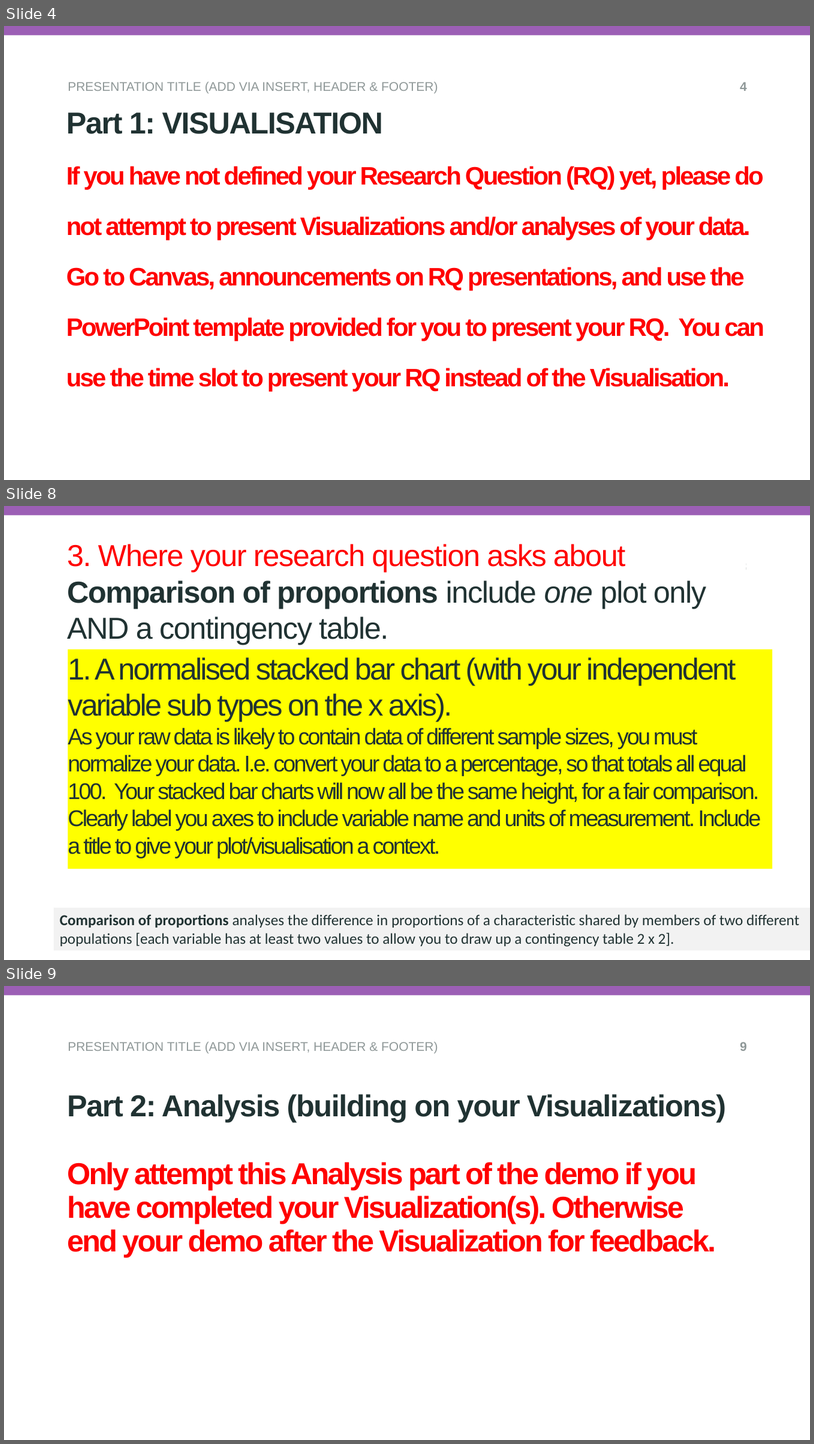
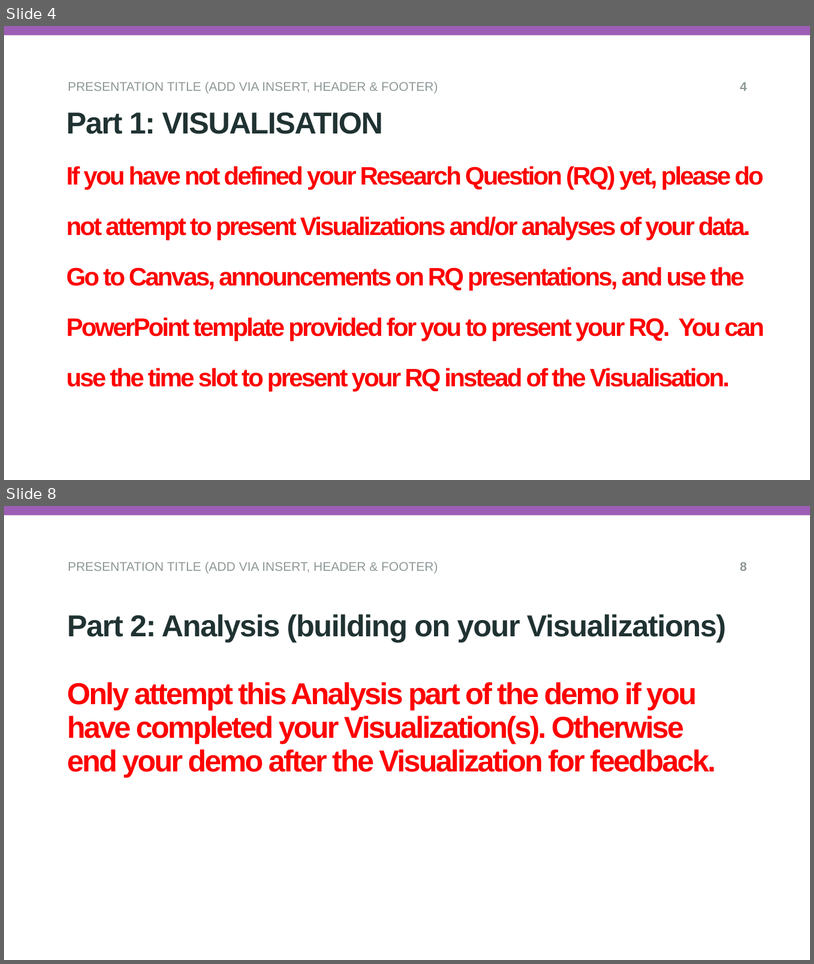
Before and after one commit to sh25aao/A80-TRDP-GroupProjectReport, a slide deck: vis_and_analysis_student_demo_template.pptx. Shown one above the other, each under a label of ours: slides 4, 8 and 9 before the commit, slides 4 and 8 after it; the slides between them are not shown. The pictures are 814x1444 and 814x964 pixels, drawn with LibreOffice and Linux fonts; fonts in the diff are those of the drawing; background and template pictures are left out. Boxes give left, top, right and bottom in pixels: in the first picture for what was removed or moved away, otherwise in the second. Text is boxed around its words. In the diff, an @@ line names an element or a change of style, - is before the commit and + after.

Commit message:
updated visualisation

```diff
--- a/vis_and_analysis_student_demo_template.pptx
+++ b/vis_and_analysis_student_demo_template.pptx
@@ slide 8 removed at [4,506,810,960], background #FFFFFF; not listed: 1 template element that a slide beside it also shows @@
@@ subtitle removed at [67,544,707,645] @@
-3. Where your research question asks about Comparison of proportions include one plot only AND a contingency table.
@@ page number removed at [740,559,747,573] @@
-8
@@ title removed at [68,649,773,869] @@
-1. A normalised stacked bar chart (with your independent variable sub types on the x axis).
-As your raw data is likely to contain data of different sample sizes, you must normalize your data. I.e. convert your data to a percentage, so that totals all equal 100. Your stacked bar charts will now all be the same height, for a fair comparison.
-Clearly label you axes to include variable name and units of measurement. Include a title to give your plot/visualisation a context.
@@ rectangle removed at [54,907,810,950] @@
-Comparison of proportions analyses the difference in proportions of a characteristic shared by members of two different populations [each variable has at least two values to allow you to draw up a contingency table 2 x 2].
@@ what was slide 9 is now slide 8 @@
@@ page number at [740,562,747,571]: text changed @@
-9
+8
```
Also in this commit, not shown: 2 slides changed, 2 slides added, 2 other slides removed.
